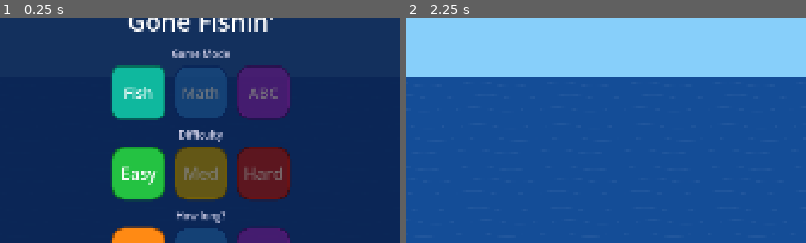
Above: before the commit, frames 1-2 (left to right).
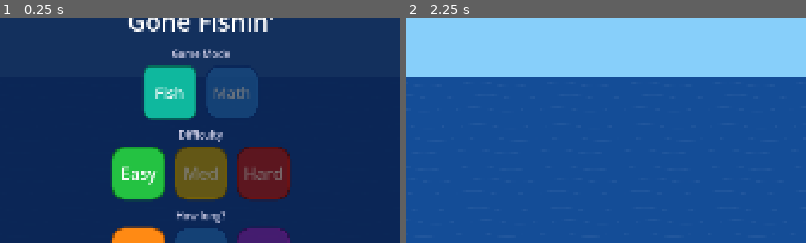
Above: after the commit, the same moments.

Repository: abroederdorf/Carters-Games
Game: Godot game, scene res://scenes/Game.tscn
Two runs of this game, one before a commit and one after it. Both use one fixed random seed, a clock stepped at 60 frames per second and the inputs below. Sound files missing from this copy of the repository are replaced by a short silence.
Inputs:
- Up to frame 1 (0.25 s): no input
- Up to frame 2 (2.25 s): click "Easy" at 0.5 s; click "Easy" at 1.25 s; click "Play!" at 2 s
The pictures show only the part of the screen within x 25-75%, y 10-60%; the shares and areas given below are measured in that part.

The runs differ from the first frame. In frame 1, 8.6% of the frame differs, in the area x 28-73%, y 20-46%; in frame 2, nothing differs.

Commit message:
hide Spelling mode button until implemented
Co-Authored-By: Claude Sonnet 4.6 <noreply@anthropic.com>

Diff:
--- a/scripts/ui.gd
+++ b/scripts/ui.gd
@@ -120,6 +120,8 @@
 	pause_play_button.pressed.connect(_on_play_pressed)
 	mute_button.pressed.connect(_on_mute_pressed)
 
+	menu_btn_spelling.visible = false
+
 	_update_mute_icon()
 	_update_menu_visuals()
 
